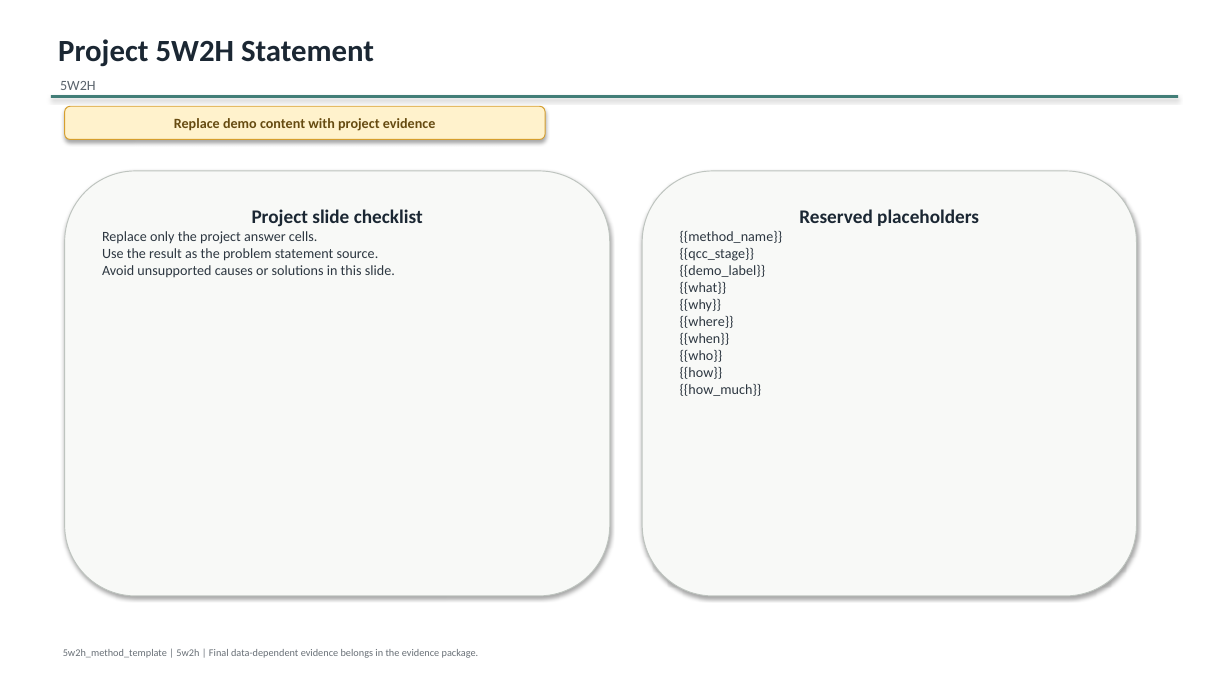
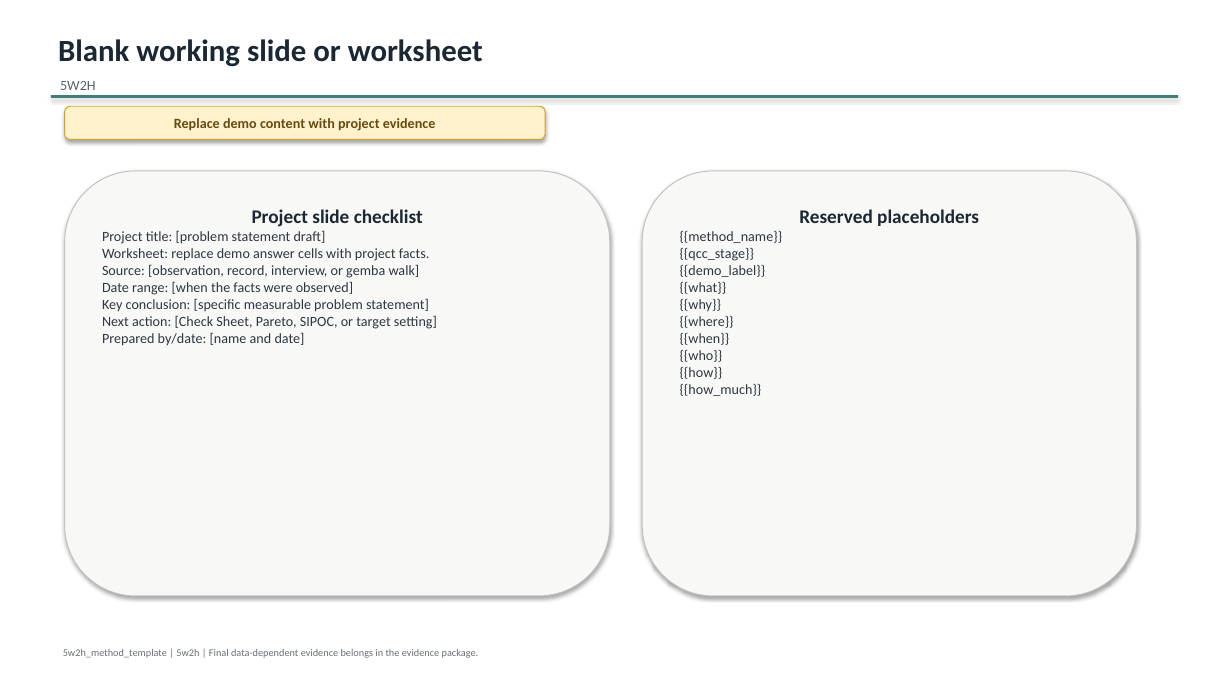
Before and after one commit to xiongxianfei/qcc-toolkit, a slide deck: slide 10 of templates/ppt/methods/5w2h-template.pptx (slide 4 before the commit). Drawn at 1232x693 pixels with LibreOffice and Linux fonts; fonts in the diff are those of the drawing. Boxes give left, top, right and bottom in pixels: in the first picture for what was removed or moved away, otherwise in the second. Text is boxed around its words. In the diff, an @@ line names an element or a change of style, - is before the commit and + after.

```diff
--- a/templates/ppt/methods/5w2h-template.pptx
+++ b/templates/ppt/methods/5w2h-template.pptx
@@ text at [58,39,483,67]: text changed @@
-Project 5W2H Statement
+Blank working slide or worksheet
@@ text in rounded rectangle at [102,230,437,346]: text changed @@
-Replace only the project answer cells.
-Use the result as the problem statement source.
-Avoid unsupported causes or solutions in this slide.
+Project title: [problem statement draft]
+Worksheet: replace demo answer cells with project facts.
+Source: [observation, record, interview, or gemba walk]
+Date range: [when the facts were observed]
+Key conclusion: [specific measurable problem statement]
+Next action: [Check Sheet, Pareto, SIPOC, or target setting]
+Prepared by/date: [name and date]
```
Also in this commit, not shown: 1 other slide changed, 6 slides added, 19 other files.
